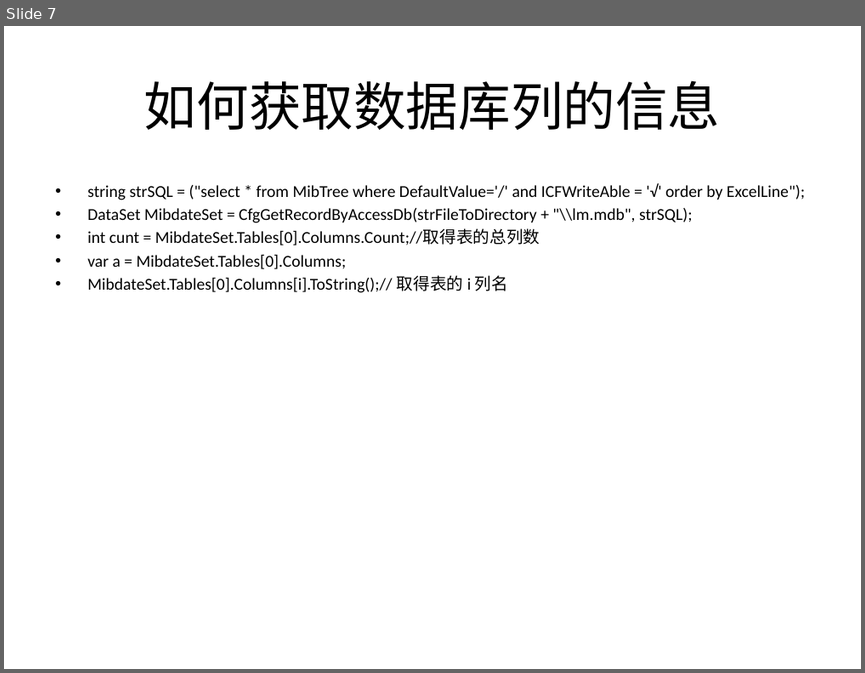
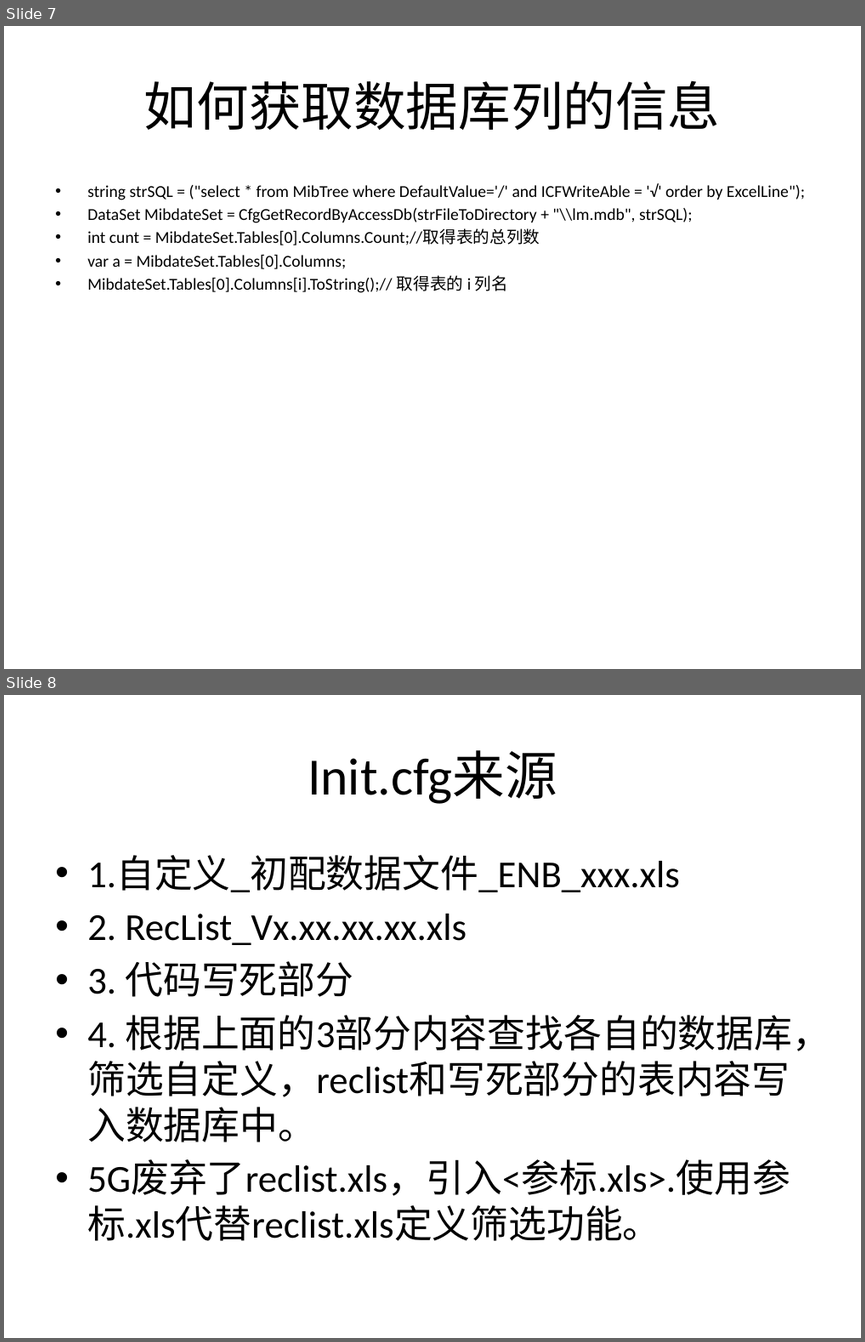
Before and after one commit to 180579045/LMT2018, a slide deck: Doc/参考文档/生成cfg相关文档/转化过程总结 ： cfg 转化过程.pptx. Shown one above the other, each under a label of ours: slide 7 before the commit, slides 7 and 8 after it. The pictures are 865x673 and 865x1342 pixels, drawn with LibreOffice and Linux fonts; fonts in the diff are those of the drawing. Boxes give left, top, right and bottom in pixels: in the first picture for what was removed or moved away, otherwise in the second. Text is boxed around its words. In the diff, an @@ line names an element or a change of style, - is before the commit and + after.

```diff
--- a/Doc/参考文档/生成cfg相关文档/转化过程总结 ： cfg 转化过程.pptx
+++ b/Doc/参考文档/生成cfg相关文档/转化过程总结 ： cfg 转化过程.pptx
@@ slide 8 added at [4,695,861,1338], background #FFFFFF @@
@@ title added at [307,751,557,804], 44 pt, text #000000 @@
+Init.cfg来源
@@ text added at [87,856,831,1241], 32 pt, text #000000 @@
+• 1.自定义_初配数据文件_ENB_xxx.xls
+• 2. RecList_Vx.xx.xx.xx.xls
+• 3. 代码写死部分
+• 4. 根据上面的3部分内容查找各自的数据库，筛选自定义，reclist和写死部分的表内容写入数据库中。
+• 5G废弃了reclist.xls，引入<参标.xls>.使用参标.xls代替reclist.xls定义筛选功能。
```
Also in this commit, not shown: 5 other slides added, 2 other files.
